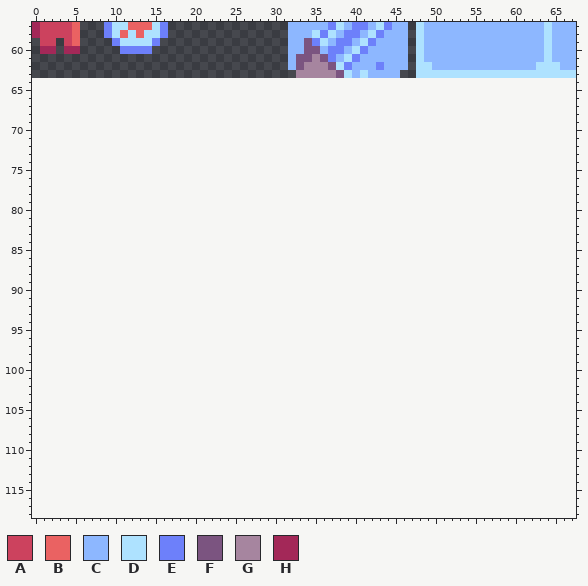
Two states of a pixel-art file, SnakeShooter.aseprite. The picture above was drawn from the file before the commit.
128x64 pixels, 1 frame. Shown: x 0..67, y 57..118. The old version is drawn lined up with the new one, on the new canvas.
Visible layers, top first: "Shield" opacity 59%, "Layer 1".
Palette (. is transparent): A #cc425e  B #ea6262  C #8db7ff  D #aee2ff  E #6d80fa  F #7b5480  G #a6859f  H #a32858
Pixels before (only the part around the change), first column x 0:
 60 .HH.HH.....EEEE.................CCFFCEECDECCCCC.DCCCCCCCCCCCCCCCDCCC
 61 ................................CFFGFECDECCCCCC.DCCCCCCCCCCCCCCCDCCC
 62 ................................CFGGGFDECCCECCC.DDCCCCCCCCCCCCCDDDCC
 63 .................................GGGGGFDCDCCCC..DDDDDDDDDDDDDDDDDDDD
 64 ....................................................................
 65 ....................................................................
 66 ....................................................................
 67 ....................................................................
 68 ....................................................................
 69 ....................................................................
 70 ....................................................................
 71 ....................................................................
 72 ....................................................................
 73 ....................................................................
 74 ....................................................................
 75 ....................................................................
 76 ....................................................................
 77 ....................................................................
 78 ....................................................................
 79 ....................................................................
 80 ....................................................................
 81 ....................................................................
 82 ....................................................................
 83 ....................................................................
 84 ....................................................................
 85 ....................................................................
 86 ....................................................................
 87 ....................................................................
 88 ....................................................................
 89 ....................................................................
 90 ....................................................................
 91 ....................................................................
 92 ....................................................................
 93 ....................................................................
 94 ....................................................................
 95 ....................................................................
 96 ....................................................................
 97 ....................................................................
 98 ....................................................................
 99 ....................................................................
100 ....................................................................
101 ....................................................................
102 ....................................................................
103 ....................................................................
104 ....................................................................
105 ....................................................................
106 ....................................................................
107 ....................................................................
108 ....................................................................
109 ....................................................................
110 ....................................................................
111 ....................................................................
112 ....................................................................
113 ....................................................................
114 ....................................................................
115 ....................................................................
116 ....................................................................
117 ....................................................................
118 ....................................................................
After the commit:
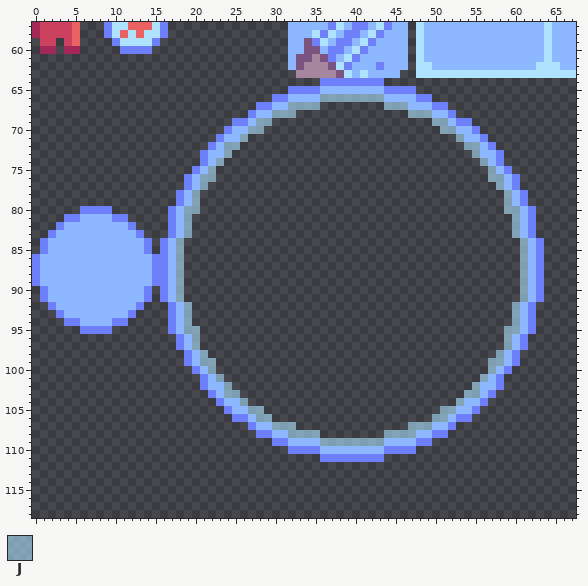
Colours new in this view: J #aee2ff96
Difference:
canvas 128x64 -> 128x128
y 64: x 36..43 ........ -> EEEEEEEE
y 65: x 32..47 ................ -> EEEECCCCCCCCEEEE
y 66: x 30..49 .................... -> EECCCCJJJJJJJJCCCCEE
y 67: x 28..35 ........ -> EECCJJJJ; x 44..51 ........ -> JJJCCCEE
y 68: x 27..32 ...... -> ECCJJJ; x 47..52 ...... -> JJJCCE
y 69: x 25..29 ..... -> EECJJ; x 50..54 ..... -> JJCEE
y 70: x 24..28 ..... -> ECCJJ; x 51..55 ..... -> JJCCE
y 71: x 23..26 .... -> ECCJ; x 53..56 .... -> JCCE
y 72: x 22..25 .... -> ECJJ; x 54..57 .... -> JJCE
y 73: x 21..24 .... -> ECCJ; x 55..58 .... -> JCCE
y 74: x 21..23 ... -> ECJ; x 56..58 ... -> JCE
y 75: x 20..22 ... -> ECJ; x 57..59 ... -> JCE
y 76: x 19..22 .... -> ECJJ; x 57..60 .... -> JJCE
y 77: x 19..21 ... -> ECJ; x 58..60 ... -> JCE
y 78..79: x 18..20 ... -> ECJ; x 59..61 ... -> JCE
y 80: x 6..9 .... -> EEEE; x 17..20 .... -> ECJJ; x 59..62 .... -> JJCE
y 81: x 4..11 ........ -> EECCCCEE; x 17..19 ... -> ECJ; x 60..62 ... -> JCE
y 82: x 3..12 .......... -> ECCCCCCCCE; x 17..19 ... -> ECJ; x 60..62 ... -> JCE
y 83: x 2..13 ............ -> ECCCCCCCCCCE; x 17..19 ... -> ECJ; x 60..62 ... -> JCE
y 84..85: x 1..14 .............. -> ECCCCCCCCCCCCE; x 16..18 ... -> ECJ; x 61..63 ... -> JCE
y 86..89: x 0..18 ................... -> ECCCCCCCCCCCCCCEECJ; x 61..63 ... -> JCE
y 90..91: x 1..14 .............. -> ECCCCCCCCCCCCE; x 16..18 ... -> ECJ; x 61..63 ... -> JCE
y 92: x 2..13 ............ -> ECCCCCCCCCCE; x 17..19 ... -> ECJ; x 60..62 ... -> JCE
y 93: x 3..12 .......... -> ECCCCCCCCE; x 17..19 ... -> ECJ; x 60..62 ... -> JCE
y 94: x 4..11 ........ -> EECCCCEE; x 17..19 ... -> ECJ; x 60..62 ... -> JCE
y 95: x 6..9 .... -> EEEE; x 17..20 .... -> ECJJ; x 59..62 .... -> JJCE
y 96..97: x 18..20 ... -> ECJ; x 59..61 ... -> JCE
y 98: x 19..21 ... -> ECJ; x 58..60 ... -> JCE
y 99: x 19..22 .... -> ECJJ; x 57..60 .... -> JJCE
y 100: x 20..22 ... -> ECJ; x 57..59 ... -> JCE
y 101: x 21..23 ... -> ECJ; x 56..58 ... -> JCE
y 102: x 21..24 .... -> ECCJ; x 55..58 .... -> JCCE
y 103: x 22..25 .... -> ECJJ; x 54..57 .... -> JJCE
y 104: x 23..26 .... -> ECCJ; x 53..56 .... -> JCCE
y 105: x 24..28 ..... -> ECCJJ; x 51..55 ..... -> JJCCE
y 106: x 25..29 ..... -> EECJJ; x 50..54 ..... -> JJCEE
y 107: x 27..32 ...... -> ECCJJJ; x 47..52 ...... -> JJJCCE
y 108: x 28..35 ........ -> EECCJJJJ; x 44..51 ........ -> JJJJCCEE
y 109: x 30..49 .................... -> EECCCCJJJJJJJJCCCCEE
y 110: x 32..47 ................ -> EEEECCCCCCCCEEEE
y 111: x 36..43 ........ -> EEEEEEEE
Boxes around the changes in both pictures, in picture pixels (x1, y1, x2, y2):
added: (32, 78, 544, 462)
